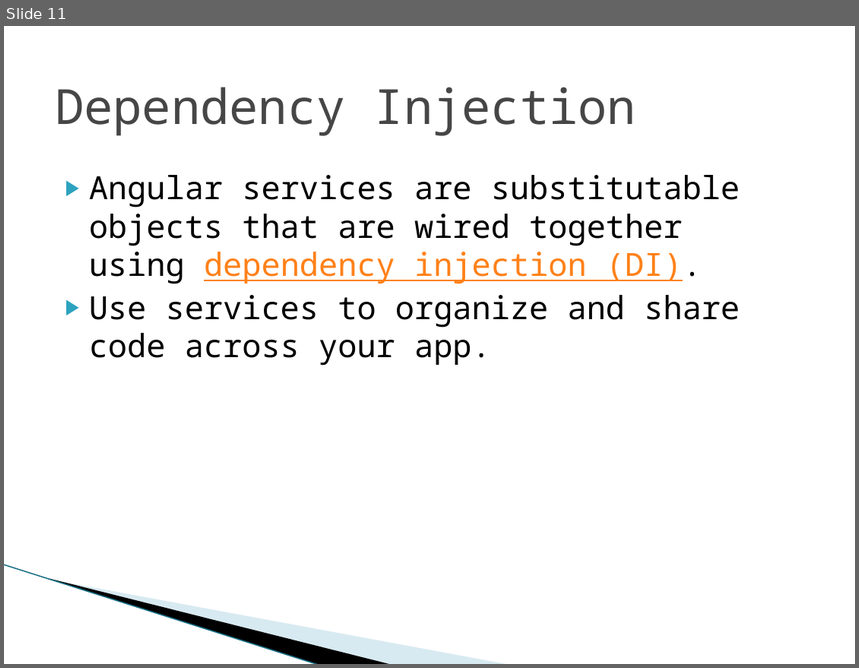
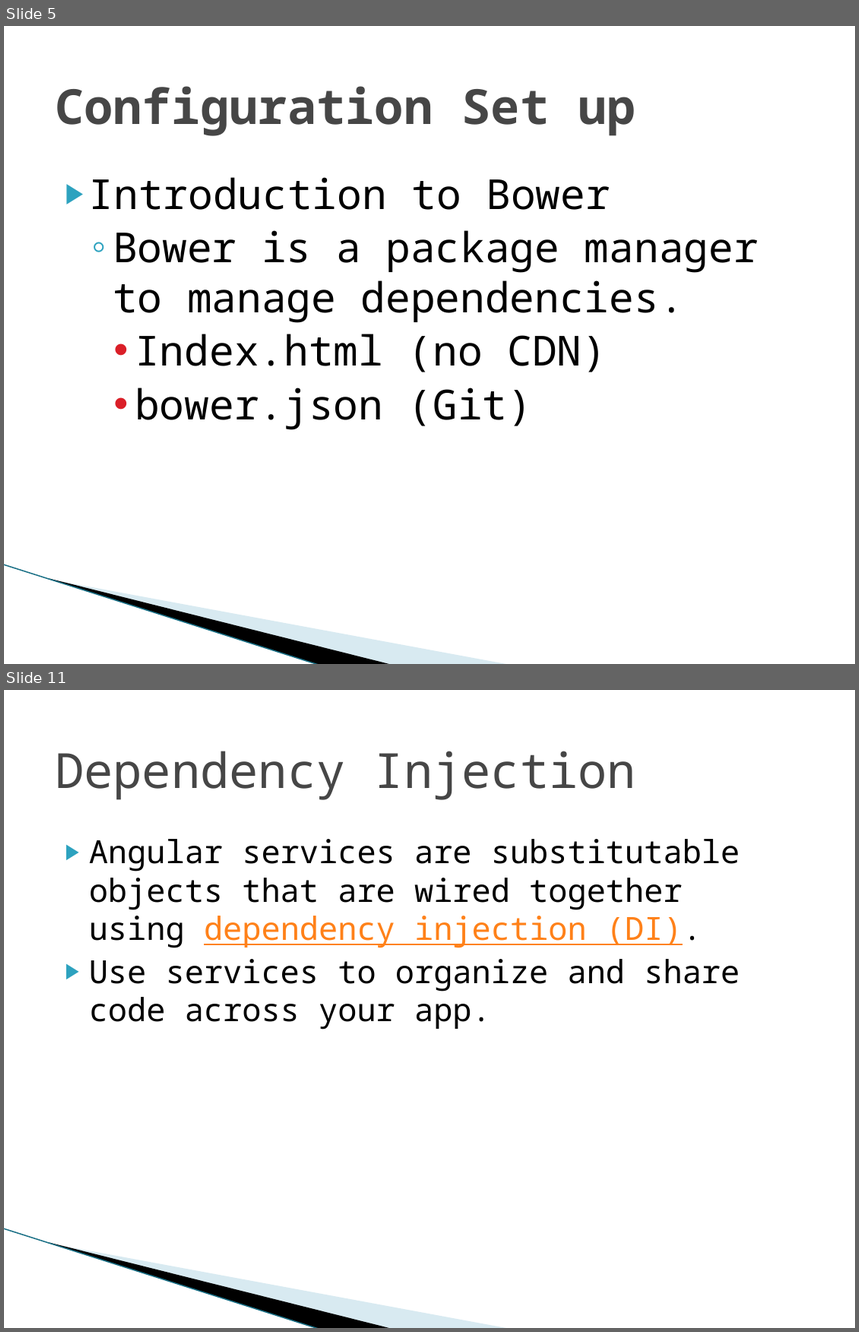
Before and after one commit to LeidosInnovation/Project-AngularJS, a slide deck: AngularJS-02/AngularJS-02.pptx. Shown one above the other, each under a label of ours: slide 11 before the commit, slides 5 and 11 after it; the slides between them are not shown. The pictures are 859x668 and 859x1332 pixels, drawn with LibreOffice and Linux fonts; fonts in the diff are those of the drawing; background and template pictures are left out. Boxes give left, top, right and bottom in pixels: in the first picture for what was removed or moved away, otherwise in the second. Text is boxed around its words. In the diff, an @@ line names an element or a change of style, - is before the commit and + after.

```diff
--- a/AngularJS-02/AngularJS-02.pptx
+++ b/AngularJS-02/AngularJS-02.pptx
@@ slide 5 added at bbox=[4, 26, 855, 664], background #FFFFFF; not listed: 3 template elements that a slide beside it also shows @@
@@ title added at bbox=[55, 86, 637, 136], 41 pt, text #464646, bold @@
+Configuration Set up
@@ text added at bbox=[89, 177, 759, 430], 35 pt, text #000000 @@
+▶ Introduction to Bower
+  ◦ Bower is a package manager to manage dependencies.
+    • Index.html (no CDN)
+    • bower.json (Git)
```
Also in this commit, not shown: 4 slides changed, 4 other slides added, 5 slides removed.
